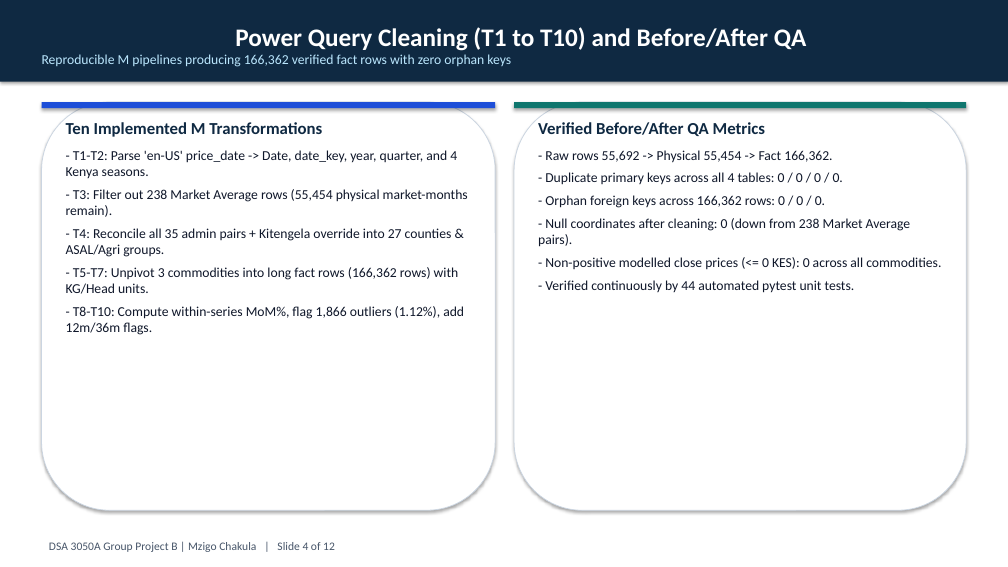
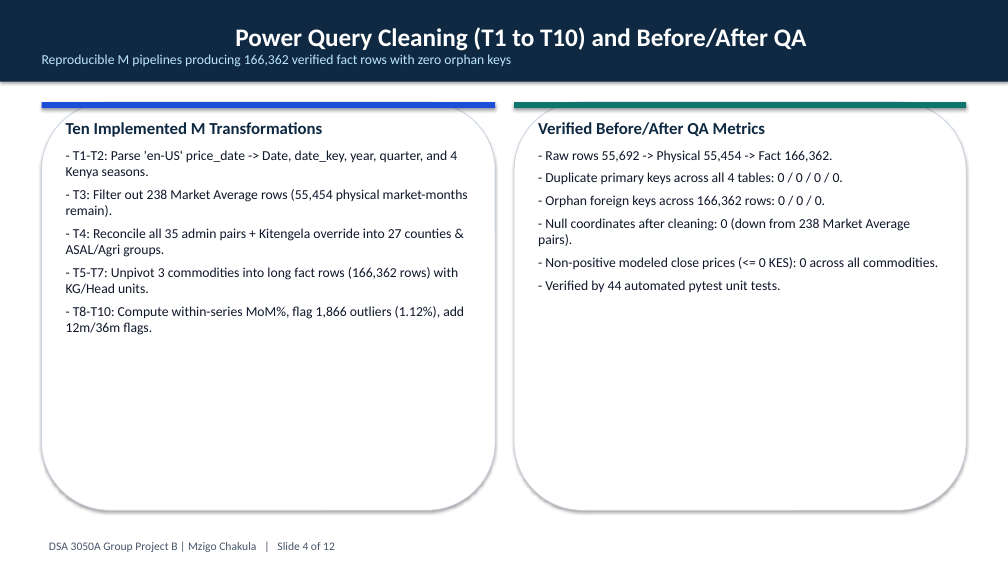
Before and after one commit to princenzmw/mzigo-chakula, a slide deck: slide 4 of slides/presentation.pptx. Drawn at 1008x567 pixels with LibreOffice and Linux fonts; fonts in the diff are those of the drawing. Boxes give left, top, right and bottom in pixels: in the first picture for what was removed or moved away, otherwise in the second. Text is boxed around its words. In the diff, an @@ line names an element or a change of style, - is before the commit and + after.

```diff
--- a/slides/presentation.pptx
+++ b/slides/presentation.pptx
@@ text at box(545, 257, 938, 293): text changed @@
-- Non-positive modelled close prices (<= 0 KES): 0 across all commodities.
-- Verified continuously by 44 automated pytest unit tests.
+- Non-positive modeled close prices (<= 0 KES): 0 across all commodities.
+- Verified by 44 automated pytest unit tests.
```
Also in this commit, not shown: 5 other slides changed, 21 other files.
